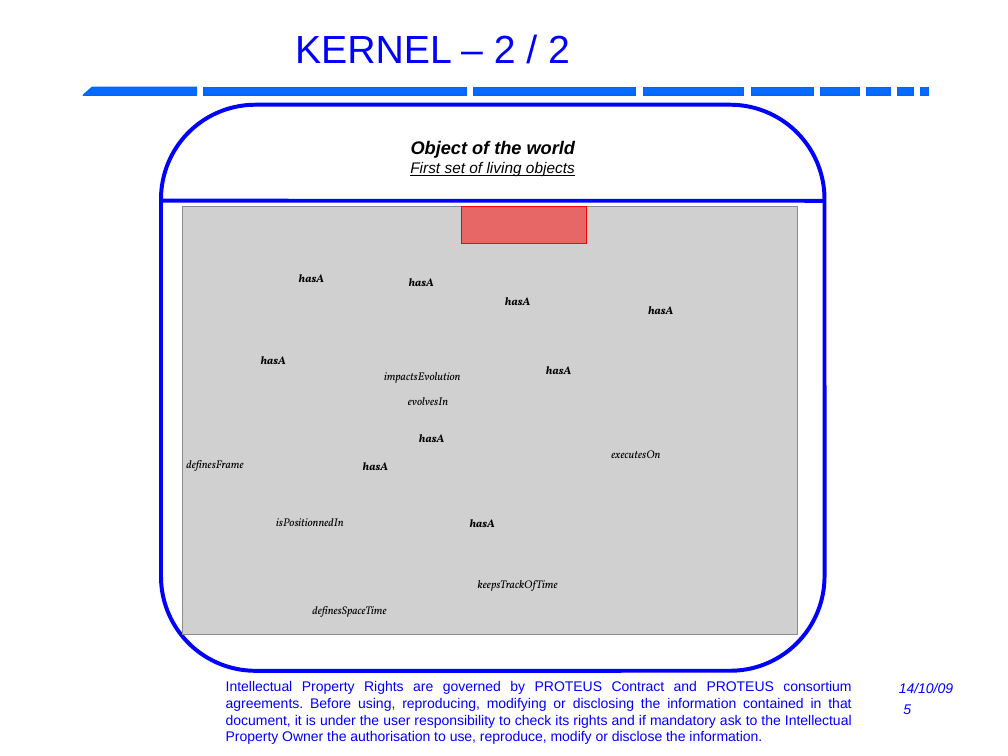
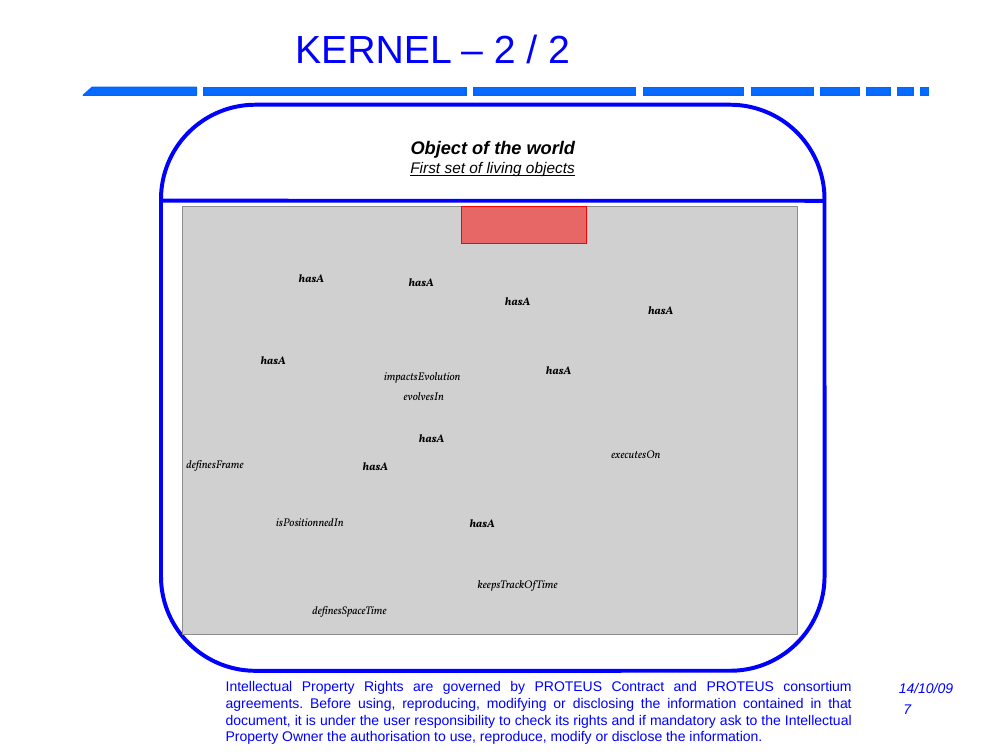
Before and after one commit to RobotML/RobotML, a slide deck: slide 7 of Ontologies/ORA/Meetings/20131103-IROS-Tokyo/R4.1.6-P5.9-ARoboticOntology.odp (slide 5 before the commit). Drawn at 1008x756 pixels with LibreOffice and Linux fonts; fonts in the diff are those of the drawing; grey boxes stand for pictures; background and template pictures are left out. Boxes give left, top, right and bottom in pixels: in the first picture for what was removed or moved away, otherwise in the second. Text is boxed around its words. In the diff, an @@ line names an element or a change of style, - is before the commit and + after.

```diff
--- a/Ontologies/ORA/Meetings/20131103-IROS-Tokyo/R4.1.6-P5.9-ARoboticOntology.odp
+++ b/Ontologies/ORA/Meetings/20131103-IROS-Tokyo/R4.1.6-P5.9-ARoboticOntology.odp
@@ text "evolvesIn": place and size @@
-text "evolvesIn" at (408, 397, 448, 405)
+text "evolvesIn" at (404, 392, 444, 400)
@@ page number at (903, 704, 911, 714): text changed @@
-5
+7
```
Also in this commit, not shown: 8 other slides changed, 4 slides added, 4 slides removed.
